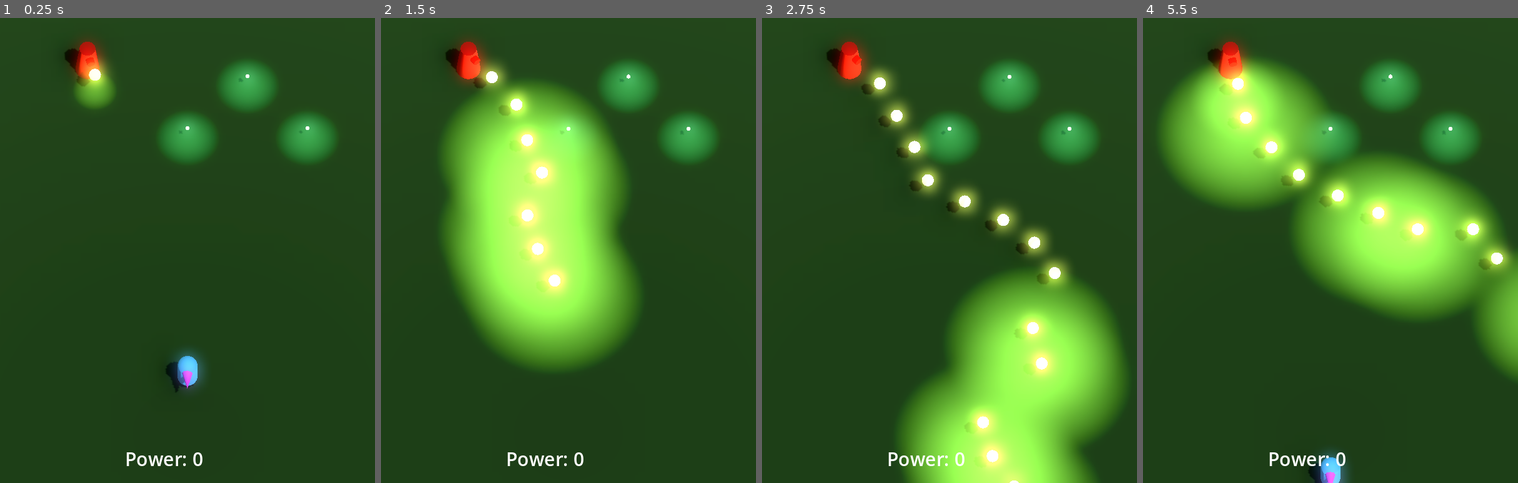
Above: before the commit, frames 1-4 (left to right).
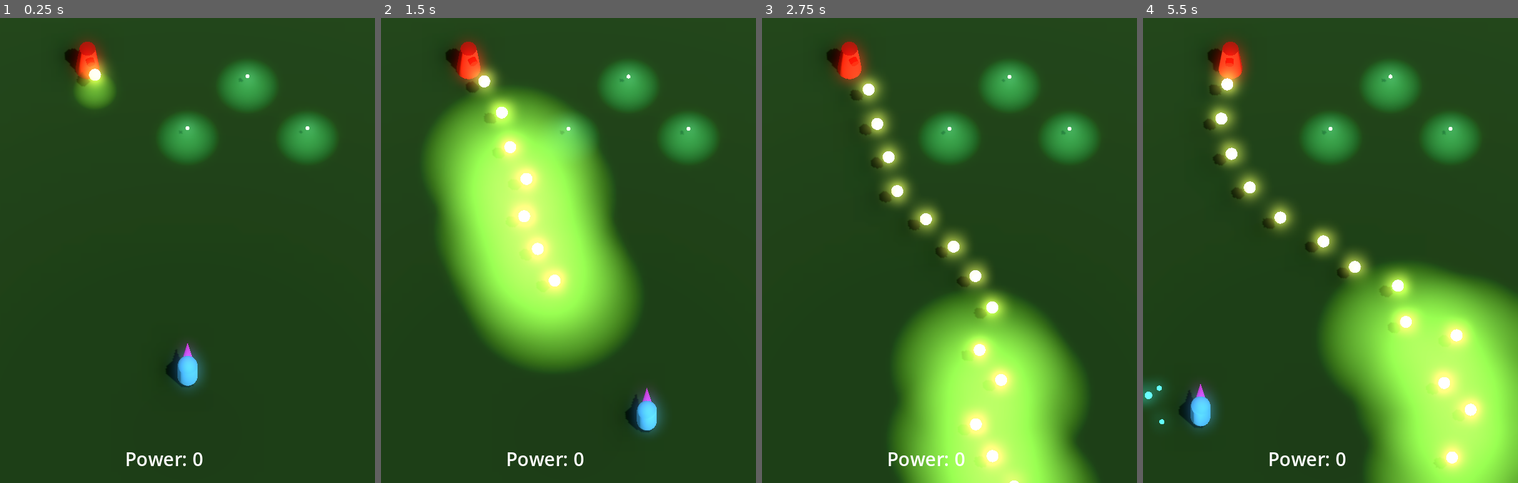
Above: after the commit, the same moments.

Repository: JackEvans24/bullet-absorb
Game: Godot game, scene res://scenes/main.tscn
Two runs of this game, one before a commit and one after it. Both use one fixed random seed, a clock stepped at 60 frames per second and the inputs below.
Inputs:
- Up to frame 1 (0.25 s): no input
- Up to frame 2 (1.5 s): hold Right (move_right) 0.53-1.28 s; hold K (absorb, bound only after the commit) 0.53-1.28 s; tap J (absorb, bound only before the commit) at 0.8, 1.35 s; hold Down (move_back) from 1.28 s (still down)
- Up to frame 3 (2.75 s): tap K (absorb, bound only after the commit) at 1.55 s; release Down (move_back) at 2.03 s; hold Right (move_right) from 2.03 s (still down); hold K (absorb, bound only after the commit) from 2.03 s (still down); tap J (absorb, bound only before the commit) at 2.3 s
- Up to frame 4 (5.5 s): release Right (move_right) at 2.78 s; release K (absorb, bound only after the commit) at 2.78 s; hold Up (move_forward) 2.78-3.53 s; tap J (absorb, bound only before the commit) at 2.85, 3.8, 4.35, 5.3 s; tap K (absorb, bound only after the commit) at 3.05, 4.55 s; hold K (absorb, bound only after the commit) 3.53-4.28 s; hold Left (move_left) 3.53-5.03 s; hold Down (move_back) from 5.03 s (still down); hold K (absorb, bound only after the commit) from 5.03 s (still down)

The runs differ from the first frame. In frame 1, 0.2% of the frame differs, in the area x 45-52%, y 69-81%; in frame 2, 11%; in frame 3, 22%; in frame 4, 45%, in the area x 0-100%, y 6-100%.
Error after the commit: Cannot call method 'instantiate' on a null value. (res://scripts/player/player_aim.gd:25)

Commit message:
feat: allow player to fire

Diff:
--- a/prefabs/player.tscn
+++ b/prefabs/player.tscn
@@ -7,6 +7,7 @@
 [ext_resource type="Material" uid="uid://f41eu4cbvian" path="res://materials/player/player_absorb.tres" id="4_ep8r4"]
 [ext_resource type="Script" path="res://scripts/player/player_aim.gd" id="4_owsoe"]
 [ext_resource type="Material" uid="uid://dq2ufo1kpypca" path="res://materials/player/player_absorb_halo.tres" id="4_poddg"]
+[ext_resource type="PackedScene" uid="uid://dl5unqhv0x3ox" path="res://prefabs/bullets/player_bullet.tscn" id="5_twt6l"]
 
 [sub_resource type="CapsuleMesh" id="CapsuleMesh_xm2o2"]
 material = ExtResource("2_di4ke")
@@ -68,7 +69,7 @@
 skeleton = NodePath("../..")
 
 [node name="Nose" type="MeshInstance3D" parent="Pivot"]
-transform = Transform3D(1, 0, 0, 0, -4.37114e-08, -1, 0, 1, -4.37114e-08, -0.00900269, 0.5, 0.799512)
+transform = Transform3D(1, 0, 0, 0, -4.37114e-08, 1, 0, -1, -4.37114e-08, 0, 0.5, -0.8)
 mesh = SubResource("CylinderMesh_ugy6r")
 
 [node name="CollisionShape3D" type="CollisionShape3D" parent="."]
@@ -79,8 +80,9 @@
 movement_deadzone = 0.01
 deceleration = 180.0
 
-[node name="Aim" type="Node3D" parent="."]
+[node name="Aim" type="Node" parent="."]
 script = ExtResource("4_owsoe")
+bullet_scene = ExtResource("5_twt6l")
 
 [node name="Absorb" type="Node3D" parent="."]
 script = ExtResource("2_sawo1")
--- a/project.godot
+++ b/project.godot
@@ -54,14 +54,6 @@
 , Object(InputEventJoypadButton,"resource_local_to_scene":false,"resource_name":"","device":-1,"button_index":14,"pressure":0.0,"pressed":true,"script":null)
 ]
 }
-absorb={
-"deadzone": 0.5,
-"events": [Object(InputEventKey,"resource_local_to_scene":false,"resource_name":"","device":-1,"window_id":0,"alt_pressed":false,"shift_pressed":false,"ctrl_pressed":false,"meta_pressed":false,"pressed":false,"keycode":0,"physical_keycode":74,"key_label":0,"unicode":106,"echo":false,"script":null)
-, Object(InputEventKey,"resource_local_to_scene":false,"resource_name":"","device":-1,"window_id":0,"alt_pressed":false,"shift_pressed":false,"ctrl_pressed":false,"meta_pressed":false,"pressed":false,"keycode":0,"physical_keycode":90,"key_label":0,"unicode":122,"echo":false,"script":null)
-, Object(InputEventJoypadButton,"resource_local_to_scene":false,"resource_name":"","device":-1,"button_index":2,"pressure":0.0,"pressed":true,"script":null)
-, Object(InputEventJoypadButton,"resource_local_to_scene":false,"resource_name":"","device":-1,"button_index":9,"pressure":0.0,"pressed":true,"script":null)
-]
-}
 aim_forward={
 "deadzone": 0.5,
 "events": [Object(InputEventJoypadMotion,"resource_local_to_scene":false,"resource_name":"","device":-1,"axis":3,"axis_value":-1.0,"script":null)
@@ -82,6 +74,22 @@
 "events": [Object(InputEventJoypadMotion,"resource_local_to_scene":false,"resource_name":"","device":-1,"axis":2,"axis_value":1.0,"script":null)
 ]
 }
+absorb={
+"deadzone": 0.5,
+"events": [Object(InputEventKey,"resource_local_to_scene":false,"resource_name":"","device":-1,"window_id":0,"alt_pressed":false,"shift_pressed":false,"ctrl_pressed":false,"meta_pressed":false,"pressed":false,"keycode":0,"physical_keycode":75,"key_label":0,"unicode":107,"echo":false,"script":null)
+, Object(InputEventKey,"resource_local_to_scene":false,"resource_name":"","device":-1,"window_id":0,"alt_pressed":false,"shift_pressed":false,"ctrl_pressed":false,"meta_pressed":false,"pressed":false,"keycode":0,"physical_keycode":88,"key_label":0,"unicode":120,"echo":false,"script":null)
+, Object(InputEventJoypadButton,"resource_local_to_scene":false,"resource_name":"","device":-1,"button_index":2,"pressure":0.0,"pressed":true,"script":null)
+, Object(InputEventJoypadButton,"resource_local_to_scene":false,"resource_name":"","device":-1,"button_index":9,"pressure":0.0,"pressed":true,"script":null)
+]
+}
+fire={
+"deadzone": 0.5,
+"events": [Object(InputEventKey,"resource_local_to_scene":false,"resource_name":"","device":-1,"window_id":0,"alt_pressed":false,"shift_pressed":false,"ctrl_pressed":false,"meta_pressed":false,"pressed":false,"keycode":0,"physical_keycode":74,"key_label":0,"unicode":106,"echo":false,"script":null)
+, Object(InputEventKey,"resource_local_to_scene":false,"resource_name":"","device":-1,"window_id":0,"alt_pressed":false,"shift_pressed":false,"ctrl_pressed":false,"meta_pressed":false,"pressed":false,"keycode":0,"physical_keycode":90,"key_label":0,"unicode":122,"echo":false,"script":null)
+, Object(InputEventJoypadButton,"resource_local_to_scene":false,"resource_name":"","device":-1,"button_index":0,"pressure":0.0,"pressed":true,"script":null)
+, Object(InputEventJoypadButton,"resource_local_to_scene":false,"resource_name":"","device":-1,"button_index":10,"pressure":0.0,"pressed":true,"script":null)
+]
+}
 
 [layer_names]
 
@@ -89,3 +97,4 @@
 3d_physics/layer_2="player"
 3d_physics/layer_3="bullet"
 3d_physics/layer_4="power"
+3d_physics/layer_5="player_bullet"
--- a/scripts/player/player.gd
+++ b/scripts/player/player.gd
@@ -13,6 +13,8 @@
 var absorb_count: int = 0
 
 func _ready():
+	aim.initialise(pivot)
+
 	absorb.bullet_absorbed.connect(_on_absorb)
 	absorb.slowdown_started.connect(_on_slowdown_started)
 	absorb.slowdown_ended.connect(_on_slowdown_ended)
--- a/scripts/player/player_aim.gd
+++ b/scripts/player/player_aim.gd
@@ -1,11 +1,29 @@
 class_name PlayerAim
-extends Node3D
+extends Node
 
+@export var bullet_scene: PackedScene
+
+var pivot: Node3D
 var aim_direction: Vector3 = Vector3.FORWARD
 
+func initialise(body_pivot: Node3D):
+	pivot = body_pivot
+
 func _process(_delta: float):
-	var input_dir = Input.get_vector("aim_right", "aim_left", "aim_back", "aim_forward")
+	var input_dir = Input.get_vector("aim_left", "aim_right", "aim_forward", "aim_back")
 	var direction = Vector3(input_dir.x, 0, input_dir.y).normalized()
 
 	if direction:
 		aim_direction = direction
+
+func _input(event: InputEvent):
+	if not event.is_action_pressed("fire"):
+		return
+	fire()
+
+func fire():
+	var bullet = bullet_scene.instantiate()
+	get_tree().root.add_child(bullet)
+
+	bullet.global_position = pivot.global_position
+	bullet.initialise(pivot.basis)
Not shown: 1 places in prefabs/player.tscn that only renumber resources
